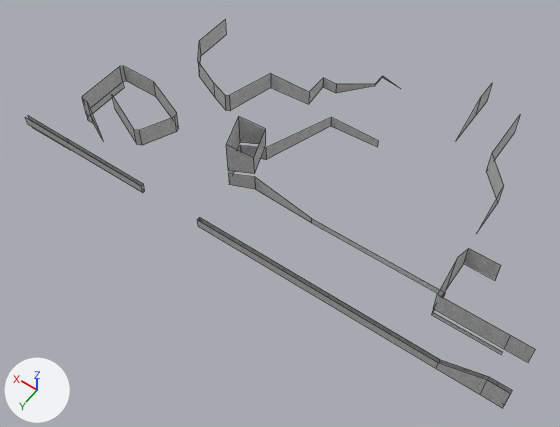
The FBX model Steel Heel Jam/Assets/Art/Meshes/Powerhouse/SM_ConcreteWall_01.fbx, before and after one commit.
Camera for both pictures: a camera (50 mm lens) standing at (-42.0, 62.1, 88.8) and looking at (-0.3, 3.7, -2.9). The axes (+X, +Y, +Z) are drawn at lower left. The lights are the same throughout. Mesh edges are drawn as thin lines. Vertices at the same position are counted once.

The first picture shows 'SM_ConcreteWall_01'.
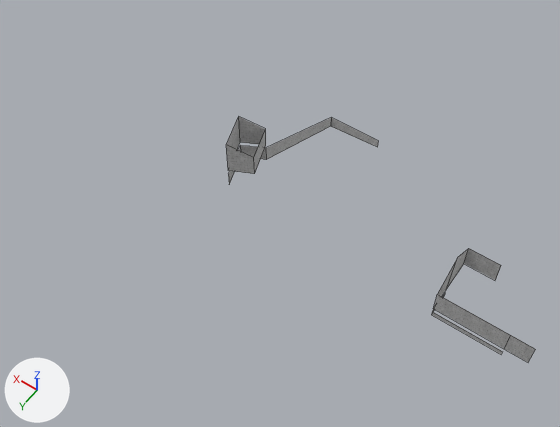
What differs and where, as boxes (x1, y1, x2, y2) in the pictures (560 x 427 px):
'SM_ConcreteWall_01', reshaped (39% narrower, 37% shorter): before (26, 20, 535, 408); after (226, 117, 535, 362)
part 1 of me_plane_006, deleted: before (26, 20, 520, 408)
part 2 of me_plane_006, deleted: before (228, 174, 445, 296)

The edits, one by one:
me_plane_006 is used by ob_sm_concretewall_01; location (0.0, 0.0, 0.0).
Verts and faces of me_plane_006; kept vertices keep their numbers, new ones are numbered from 134.
Before the commit, vertices of me_plane_006: 81 (-7.0, 5.5, 2.8) at pixel (311, 218), 82 (4.0, 4.0, 2.8) at pixel (254, 176), 83 (-28.0, 5.5, 2.8) at pixel (445, 292), 87 (-7.0, 5.5, 1.8) at pixel (311, 222), 88 (4.0, 4.0, 0.0) at pixel (255, 189).
Before the commit, vertices of me_plane_006: 89 (-28.0, 5.5, 1.8) at pixel (443, 296), 93 (7.5, 5.7, 2.8) at pixel (228, 173), 94 (7.5, 5.7, 0.3) at pixel (229, 184).
me_plane_006 had 134 vertices, 62 faces and spanned x -41.1..41.0, y -30.0..14.5, z -0.9..10.0.
me_plane_006 now has 36 vertices, 15 faces and spans x -41.0..9.5, y -12.5..9.0, z 0.2..10.0.
me_plane_006 part 1: 6 loose pieces with 93 vertices, spanning x -41.1..41.0, y -30.0..14.5, z -0.9..6.9, are deleted.
Part 2, on me_plane_006:
Vertices deleted: 81, 82, 87, 88, 89 (with the faces that use them).
